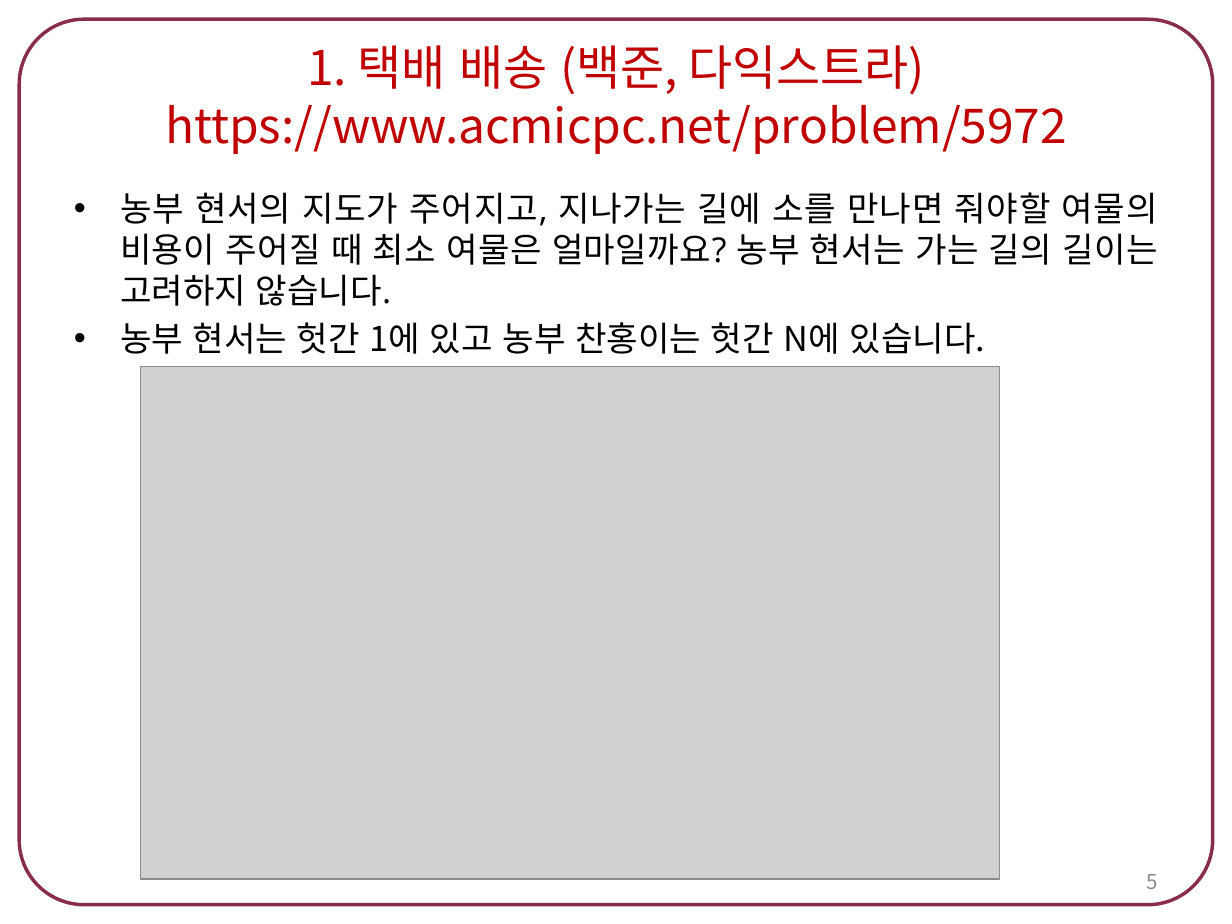
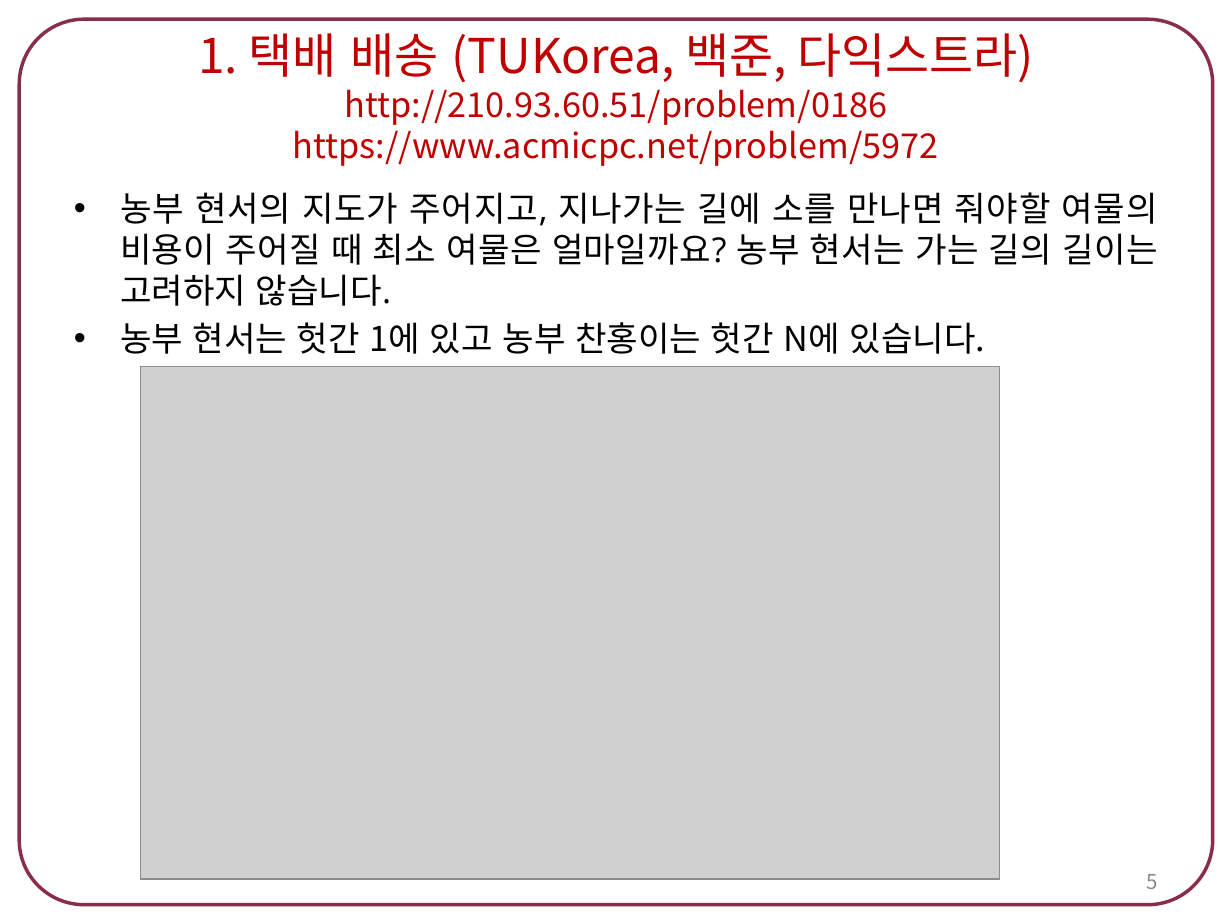
Before and after one commit to tlsdn0403/4-1, a slide deck: slide 5 of 스크립트언어/숙제7. 최단 경로 알고리즘.pptx. Drawn at 1232x924 pixels with LibreOffice and Linux fonts; fonts in the diff are those of the drawing; grey boxes stand for pictures. Boxes give left, top, right and bottom in pixels: in the first picture for what was removed or moved away, otherwise in the second. Text is boxed around its words. In the diff, an @@ line names an element or a change of style, - is before the commit and + after.

```diff
--- a/스크립트언어/숙제7. 최단 경로 알고리즘.pptx
+++ b/스크립트언어/숙제7. 최단 경로 알고리즘.pptx
@@ title at [198, 33, 1033, 166]: text changed; size 28 to 20 pt @@
-1. 택배 배송 (백준, 다익스트라)
-https://www.acmicpc.net/problem/5972
+1. 택배 배송 (TUKorea, 백준, 다익스트라)
+http://210.93.60.51/problem/0186
+https://www.acmicpc.net/problem/5972
```
Also in this commit, not shown: 4 other slides changed, 18 other files.
